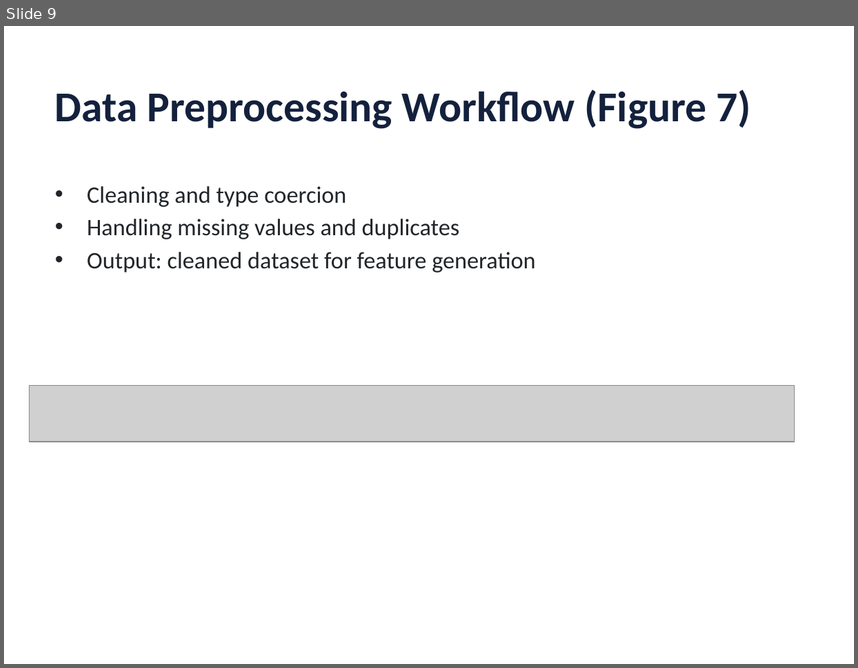
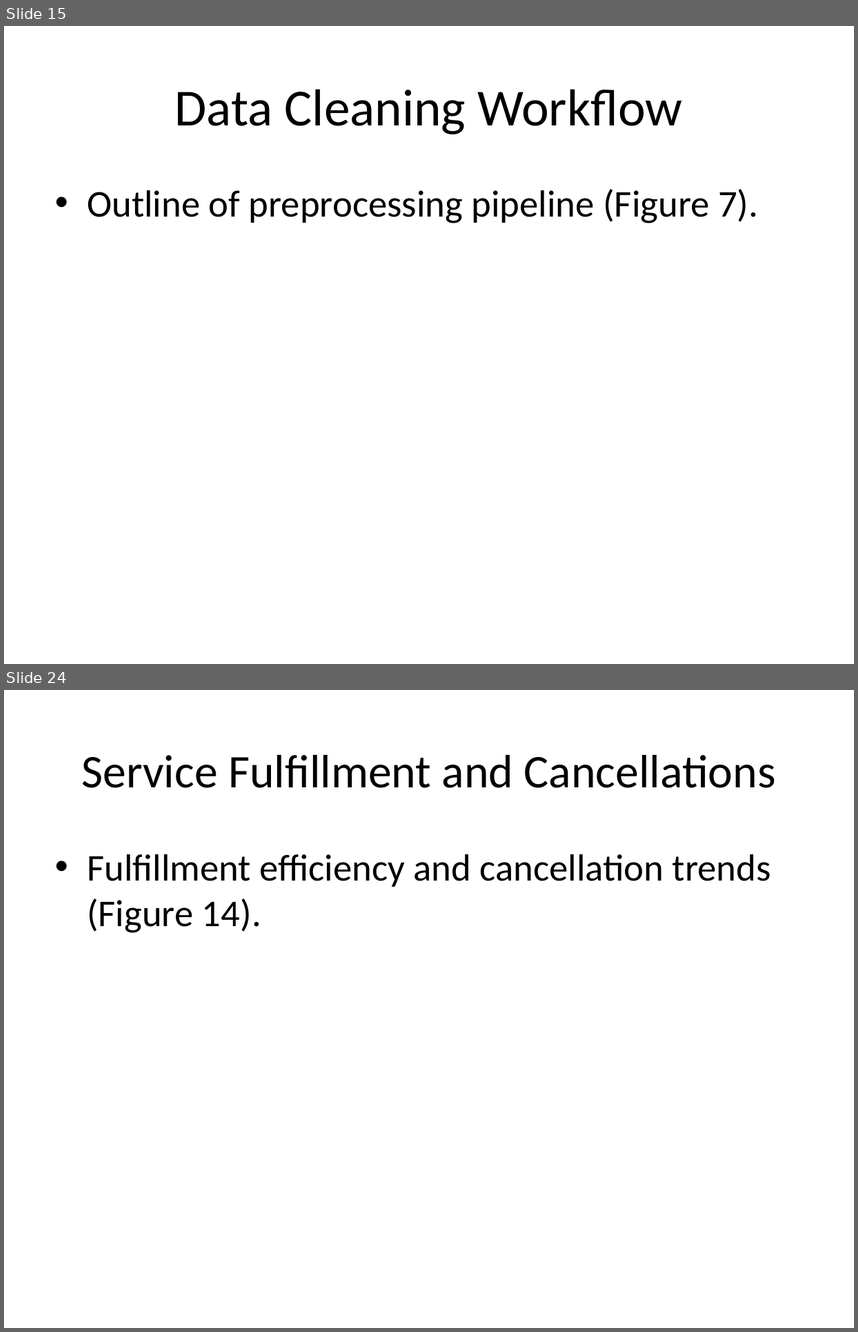
Before and after one commit to kangss1/Project-Uber, a slide deck: Thesis/Machine_Learning_Based_Forecasting_RideHailing_DelhiNCR.pptx. Shown one above the other, each under a label of ours: slide 9 before the commit, slides 15 and 24 after it; the slides between them are not shown. The pictures are 858x668 and 858x1332 pixels, drawn with LibreOffice and Linux fonts; fonts in the diff are those of the drawing; grey boxes stand for pictures. Boxes give left, top, right and bottom in pixels: in the first picture for what was removed or moved away, otherwise in the second. Text is boxed around its words. In the diff, an @@ line names an element or a change of style, - is before the commit and + after.

```diff
--- a/Thesis/Machine_Learning_Based_Forecasting_RideHailing_DelhiNCR.pptx
+++ b/Thesis/Machine_Learning_Based_Forecasting_RideHailing_DelhiNCR.pptx
@@ slide 24 added at [4,690,854,1328], background #FFFFFF @@
@@ title added at [81,755,776,788], 39.6 pt, text #000000 @@
+Service Fulfillment and Cancellations
@@ text added at [87,854,771,933], 32 pt, text #000000 @@
+• Fulfillment efficiency and cancellation trends (Figure 14).
@@ what was slide 9 is now slide 15 @@
@@ slide 15 changed as well @@
@@ title at [175,89,682,134]: text changed; size 36 to 44 pt; text colour #14213D to #000000; bold off @@
-Data Preprocessing Workflow (Figure 7)
+Data Cleaning Workflow
@@ text at [87,189,758,223]: text changed; size 20 to 32 pt; text colour #212529 to #000000 @@
-• Cleaning and type coercion
-• Handling missing values and duplicates
-• Output: cleaned dataset for feature generation
+• Outline of preprocessing pipeline (Figure 7).
@@ picture removed at [30,385,795,441] @@
```
Also in this commit, not shown: 38 other slides added, 24 slides removed, 12 other files.
